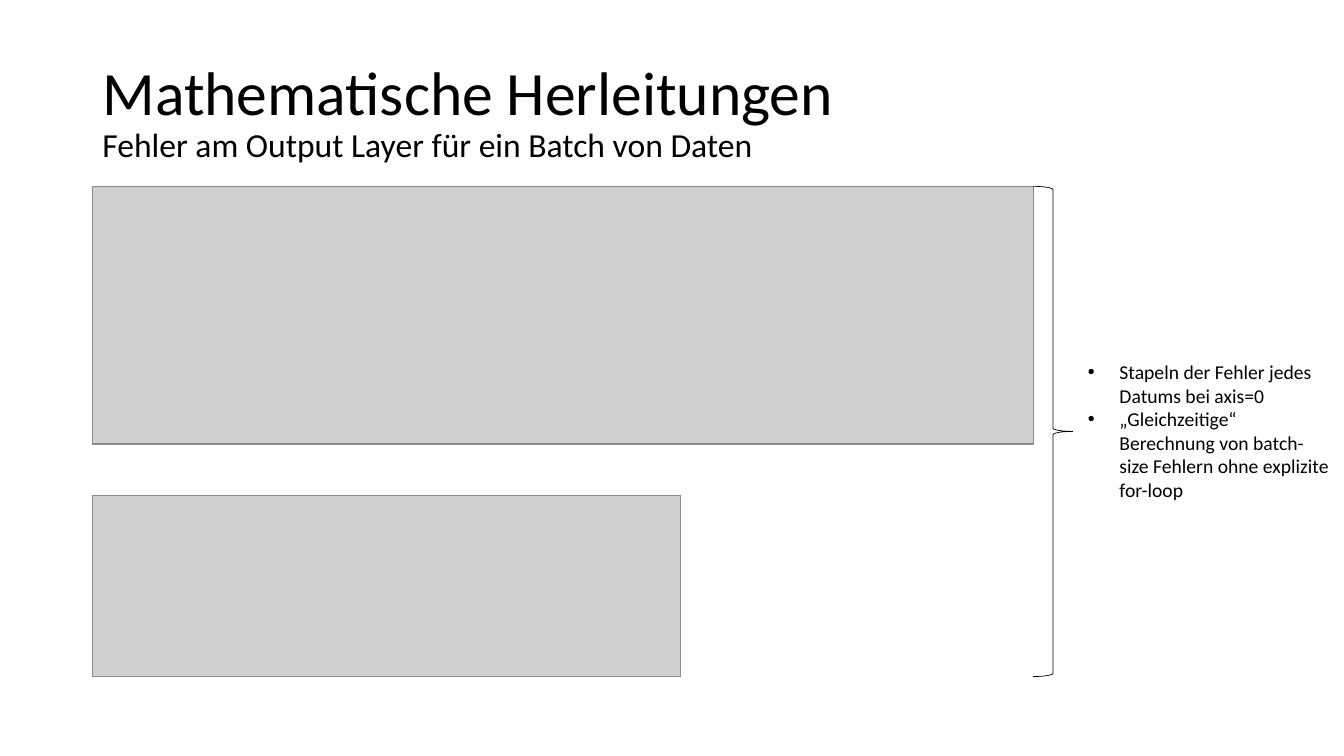
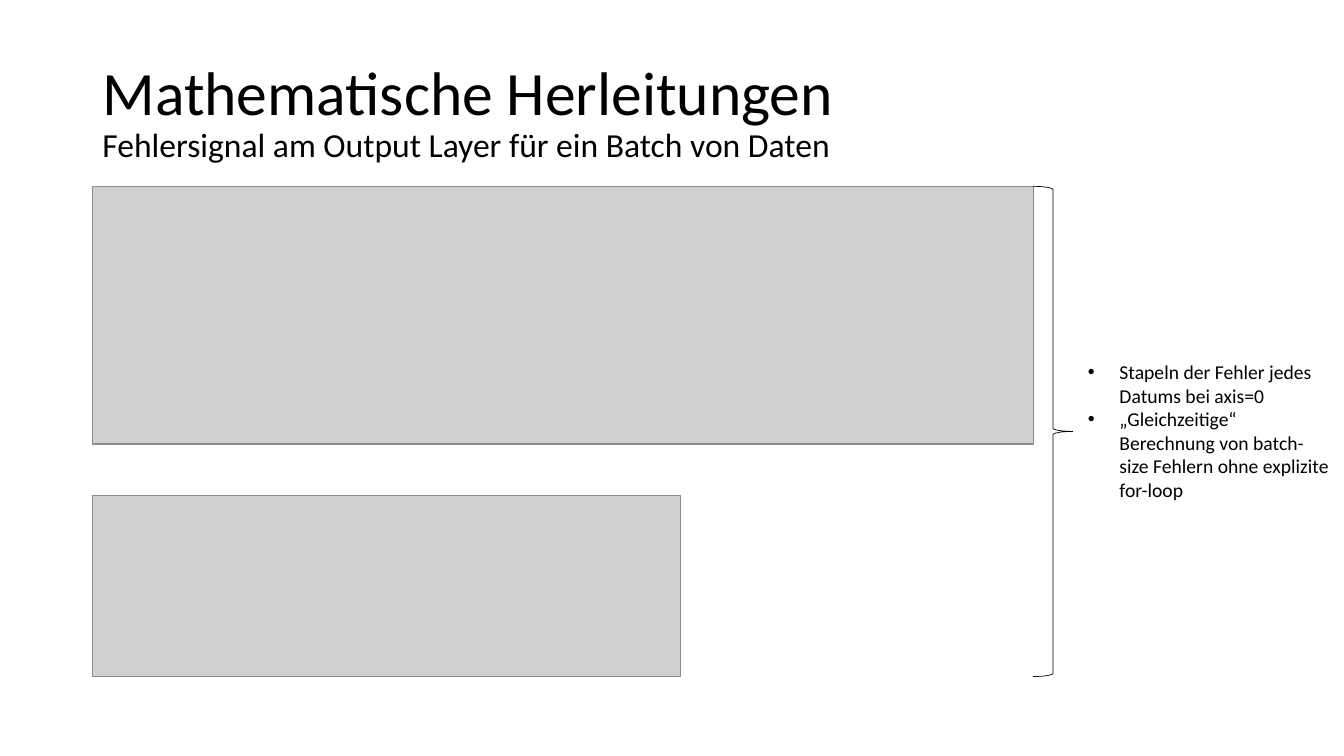
Before and after one commit to kevinsuedmersen/neural_networks_from_scratch, a slide deck: slide 9 of theory/submission/result_presentation.pptx. Drawn at 1344x756 pixels with LibreOffice and Linux fonts; fonts in the diff are those of the drawing; grey boxes stand for pictures. Boxes give left, top, right and bottom in pixels: in the first picture for what was removed or moved away, otherwise in the second. Text is boxed around its words. In the diff, an @@ line names an element or a change of style, - is before the commit and + after.

```diff
--- a/theory/submission/result_presentation.pptx
+++ b/theory/submission/result_presentation.pptx
@@ title at [102,72,833,163]: text changed @@
-Mathematische Herleitungen
-Fehler am Output Layer für ein Batch von Daten
+Mathematische Herleitungen
+Fehlersignal am Output Layer für ein Batch von Daten
```
Also in this commit, not shown: 3 other slides changed, 1 slide added.
